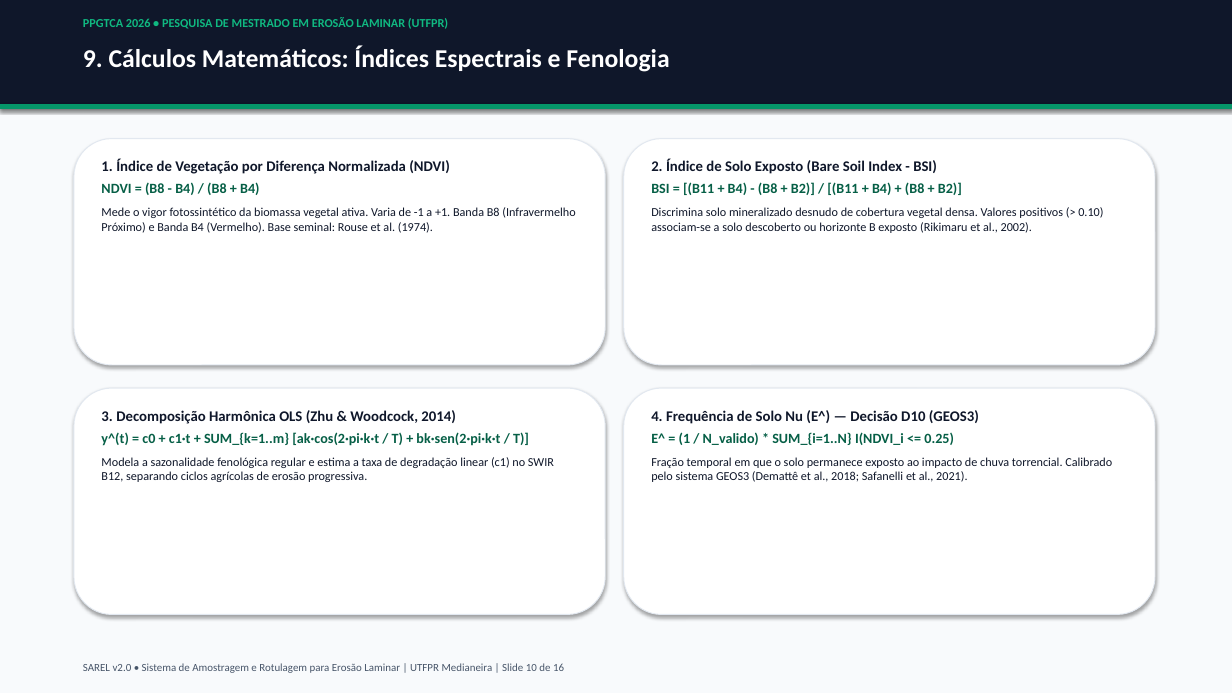
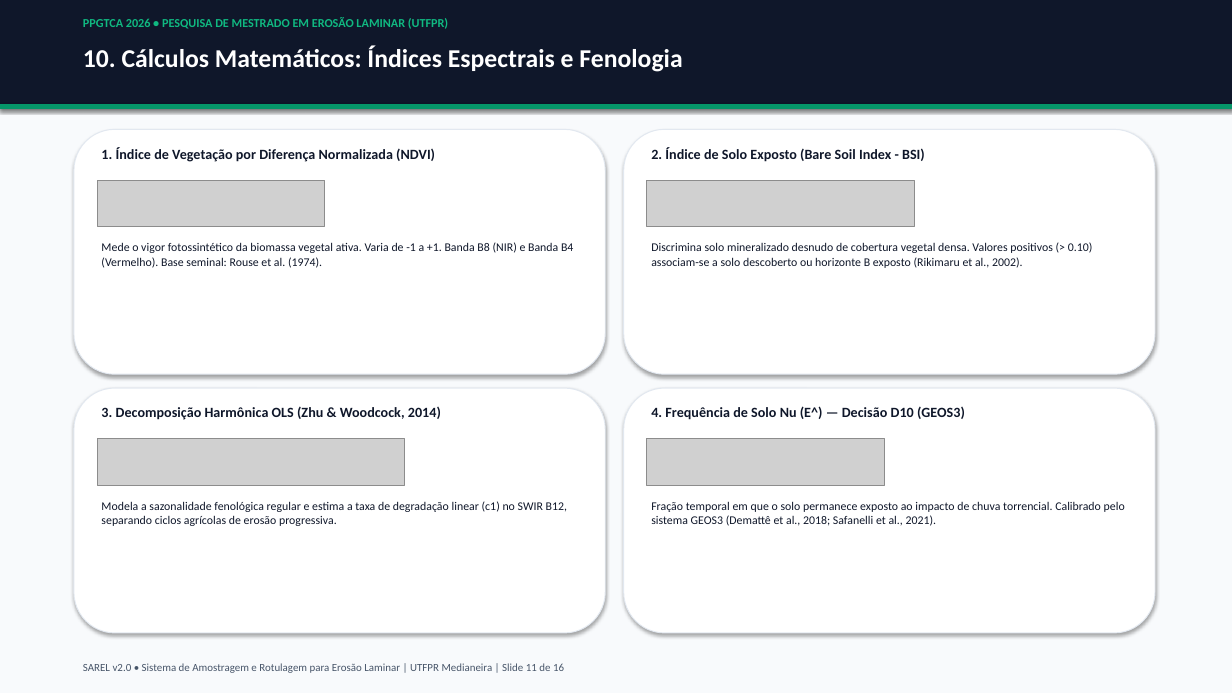
Before and after one commit to RedZardoz/localizador-erosao-v02, a slide deck: slide 11 of docs/Apresentacao_SAREL_PPGTCA_2026.pptx (slide 10 before the commit). Drawn at 1232x693 pixels with LibreOffice and Linux fonts; fonts in the diff are those of the drawing; grey boxes stand for pictures. Boxes give left, top, right and bottom in pixels: in the first picture for what was removed or moved away, otherwise in the second. Text is boxed around its words. In the diff, an @@ line names an element or a change of style, - is before the commit and + after.

```diff
--- a/docs/Apresentacao_SAREL_PPGTCA_2026.pptx
+++ b/docs/Apresentacao_SAREL_PPGTCA_2026.pptx
@@ text at box(83, 46, 682, 72): text changed @@
-9. Cálculos Matemáticos: Índices Espectrais e Fenologia
+10. Cálculos Matemáticos: Índices Espectrais e Fenologia
@@ rounded rectangle: place and size @@
-rounded rectangle at box(74, 139, 605, 365)
+rounded rectangle at box(74, 129, 605, 374)
@@ text added at box(101, 147, 435, 162), 11 pt, text #0F172A, bold @@
+1. Índice de Vegetação por Diferença Normalizada (NDVI)
@@ rounded rectangle: place and size @@
-rounded rectangle at box(624, 139, 1155, 365)
+rounded rectangle at box(624, 129, 1155, 374)
@@ text added at box(651, 147, 925, 162), 11 pt, text #0F172A, bold @@
+2. Índice de Solo Exposto (Bare Soil Index - BSI)
@@ text at box(651, 159, 962, 195): paragraphs removed @@
-2. Índice de Solo Exposto (Bare Soil Index - BSI)
-BSI = [(B11 + B4) - (B8 + B2)] / [(B11 + B4) + (B8 + B2)]
@@ picture added at box(97, 180, 325, 226) @@
@@ picture added at box(647, 180, 915, 226) @@
@@ text "Discrimina solo mineralizado desnudo de ...": place and size @@
-text "Discrimina solo mineralizado desnudo de ..." at box(651, 159, 1103, 233)
+text "Discrimina solo mineralizado desnudo de ..." at box(651, 242, 1093, 268)
@@ text at box(101, 242, 573, 268): text changed; size 9.5 to 9.2 pt @@
-1. Índice de Vegetação por Diferença Normalizada (NDVI)
-NDVI = (B8 - B4) / (B8 + B4)
-Mede o vigor fotossintético da biomassa vegetal ativa. Varia de -1 a +1. Banda B8 (Infravermelho Próximo) e Banda B4 (Vermelho). Base seminal: Rouse et al. (1974).
+Mede o vigor fotossintético da biomassa vegetal ativa. Varia de -1 a +1. Banda B8 (NIR) e Banda B4 (Vermelho). Base seminal: Rouse et al. (1974).
@@ rounded rectangle: place and size @@
-rounded rectangle at box(74, 388, 605, 615)
+rounded rectangle at box(74, 388, 605, 633)
@@ rounded rectangle: place and size @@
-rounded rectangle at box(624, 388, 1155, 615)
+rounded rectangle at box(624, 388, 1155, 633)
@@ text at box(101, 410, 529, 446): paragraphs removed @@
-3. Decomposição Harmônica OLS (Zhu & Woodcock, 2014)
-y^(t) = c0 + c1·t + SUM_{k=1..m} [ak·cos(2·pi·k·t / T) + bk·sen(2·pi·k·t / T)]
@@ text added at box(101, 406, 441, 420), 11 pt, text #0F172A, bold @@
+3. Decomposição Harmônica OLS (Zhu & Woodcock, 2014)
@@ text at box(651, 410, 979, 445): paragraphs removed @@
-4. Frequência de Solo Nu (E^) — Decisão D10 (GEOS3)
-E^ = (1 / N_valido) * SUM_{i=1..N} I(NDVI_i <= 0.25)
@@ text added at box(651, 406, 965, 420), 11 pt, text #0F172A, bold @@
+4. Frequência de Solo Nu (E^) — Decisão D10 (GEOS3)
@@ picture added at box(97, 439, 405, 485) @@
@@ picture added at box(647, 439, 885, 485) @@
@@ size 9.5 to 9.2 pt in 3 elements at box(651, 242, 1093, 268), box(651, 501, 1125, 526), box(101, 501, 567, 526) @@
@@ text "Modela a sazonalidade fenológica regular ...": place and size @@
-text "Modela a sazonalidade fenológica regular ..." at box(101, 410, 554, 482)
+text "Modela a sazonalidade fenológica regular ..." at box(101, 501, 567, 526)
@@ text "Fração temporal em que o ...": place and size @@
-text "Fração temporal em que o ..." at box(651, 410, 1112, 482)
+text "Fração temporal em que o ..." at box(651, 501, 1125, 526)
@@ text at box(83, 663, 564, 673): text changed @@
-SAREL v2.0 • Sistema de Amostragem e Rotulagem para Erosão Laminar | UTFPR Medianeira | Slide 10 de 16
+SAREL v2.0 • Sistema de Amostragem e Rotulagem para Erosão Laminar | UTFPR Medianeira | Slide 11 de 16
```
Also in this commit, not shown: 6 other slides changed, 1 slide added, 31 other files.
